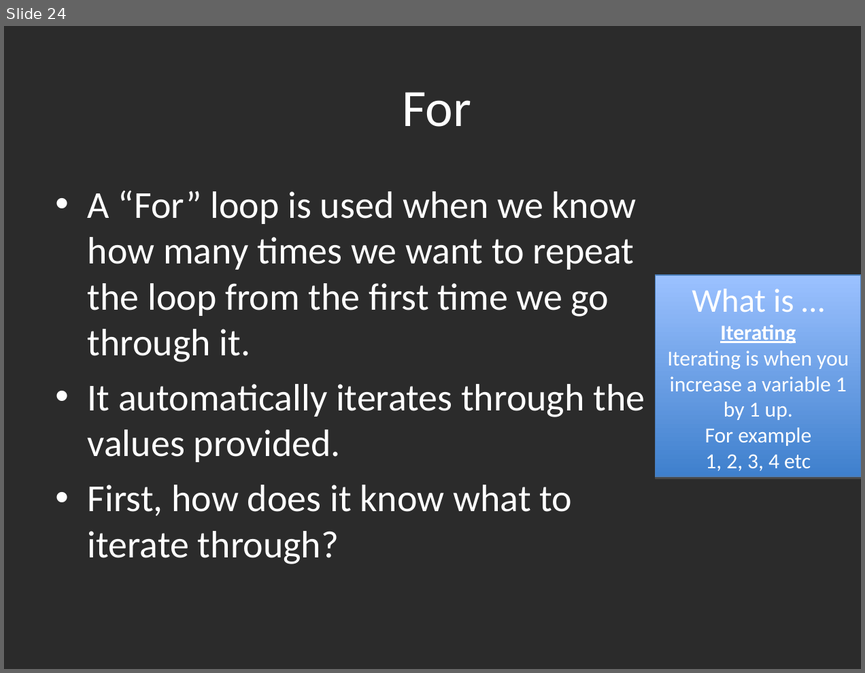
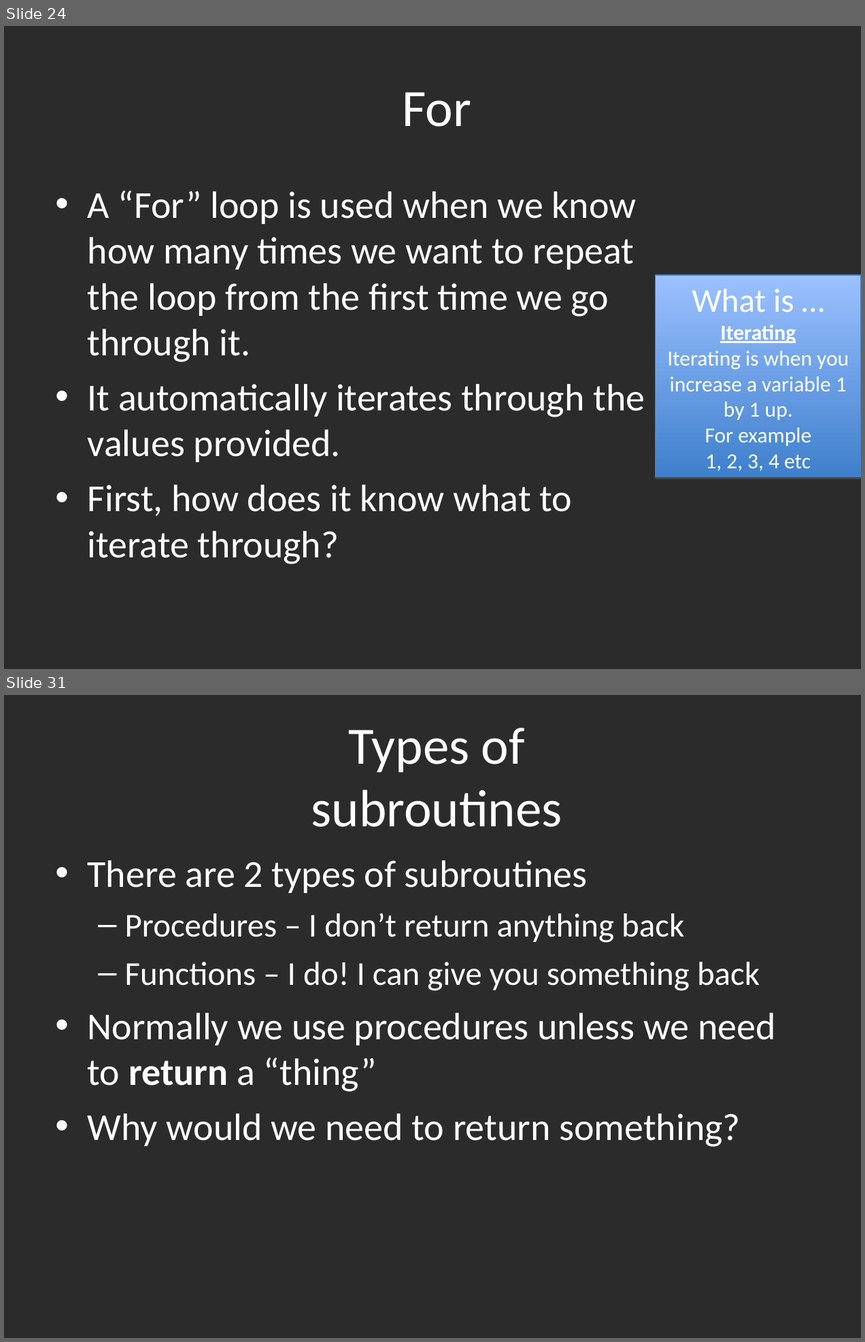
Before and after one commit to gbaman/RaspberryPi-Teaching-Materials, a slide deck: Powerpoints/Python1.ppt. Shown one above the other, each under a label of ours: slide 24 before the commit, slides 24 and 31 after it; the slides between them are not shown. The pictures are 865x673 and 865x1342 pixels, drawn with LibreOffice and Linux fonts; fonts in the diff are those of the drawing; background and template pictures are left out; a plain dark background stands for a picture behind light text. Boxes give left, top, right and bottom in pixels: in the first picture for what was removed or moved away, otherwise in the second. Text is boxed around its words. In the diff, an @@ line names an element or a change of style, - is before the commit and + after.

Commit message:
Added subroutines and libraries. These are not finished though yet

```diff
--- a/Powerpoints/Python1.ppt
+++ b/Powerpoints/Python1.ppt
@@ slide 31 added at (4, 695, 861, 1338), background picture (left out) @@
@@ title added at (311, 728, 562, 827), 44 pt, text #FFFFFF @@
+Types of subroutines
@@ text added at (88, 860, 776, 1147), 32 pt, text #FFFFFF @@
+• There are 2 types of subroutines
+  – Procedures – I don’t return anything back
+  – Functions – I do! I can give you something back
+• Normally we use procedures unless we need to return a “thing”
+• Why would we need to return something?
```
Also in this commit, not shown: 11 slides changed, 9 other slides added.
